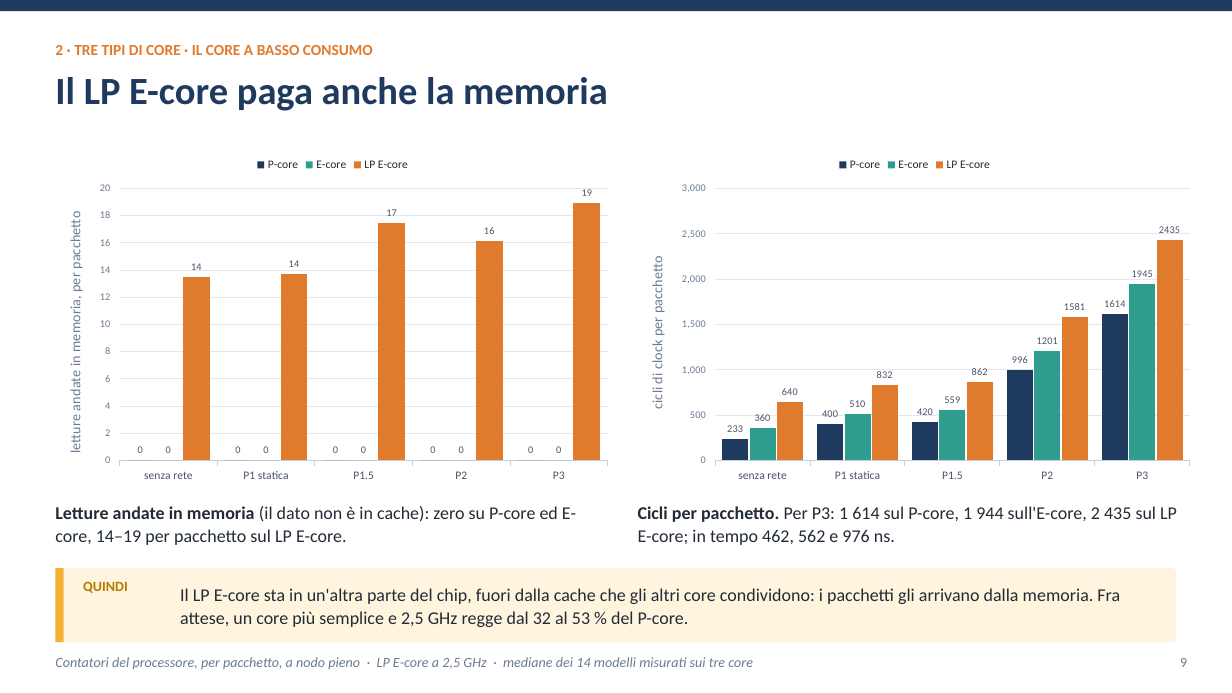
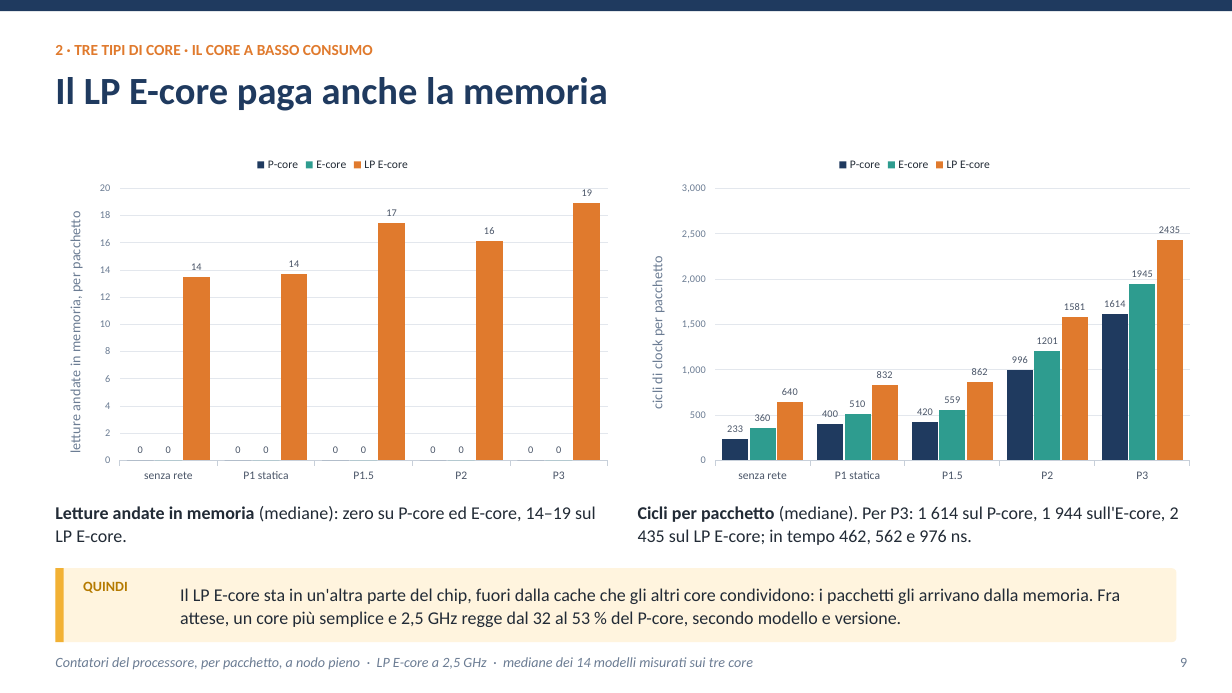
Before and after one commit to ettore-cantile/ipa_lab, a slide deck: slide 9 of docs/Inferenza di una rete neurale nel kernel Linux con eBPF XDP.pptx. Drawn at 1232x693 pixels with LibreOffice and Linux fonts; fonts in the diff are those of the drawing. Boxes give left, top, right and bottom in pixels: in the first picture for what was removed or moved away, otherwise in the second. Text is boxed around its words. In the diff, an @@ line names an element or a change of style, - is before the commit and + after.

```diff
--- a/docs/Inferenza di una rete neurale nel kernel Linux con eBPF XDP.pptx
+++ b/docs/Inferenza di una rete neurale nel kernel Linux con eBPF XDP.pptx
@@ text at (55,506,596,542): text changed @@
-Letture andate in memoria (il dato non è in cache): zero su P-core ed E-core, 14–19 per pacchetto sul LP E-core.
+Letture andate in memoria (mediane): zero su P-core ed E-core, 14–19 sul LP E-core.
@@ text at (638,506,1179,545): text changed @@
-Cicli per pacchetto. Per P3: 1 614 sul P-core, 1 944 sull'E-core, 2 435 sul LP E-core; in tempo 462, 562 e 976 ns.
+Cicli per pacchetto (mediane). Per P3: 1 614 sul P-core, 1 944 sull'E-core, 2 435 sul LP E-core; in tempo 462, 562 e 976 ns.
@@ text at (180,588,1120,627): text changed @@
-Il LP E-core sta in un'altra parte del chip, fuori dalla cache che gli altri core condividono: i pacchetti gli arrivano dalla memoria. Fra attese, un core più semplice e 2,5 GHz regge dal 32 al 53 % del P-core.
+Il LP E-core sta in un'altra parte del chip, fuori dalla cache che gli altri core condividono: i pacchetti gli arrivano dalla memoria. Fra attese, un core più semplice e 2,5 GHz regge dal 32 al 53 % del P-core, secondo modello e versione.
```
Also in this commit, not shown: 20 other slides changed, 11 other files.
